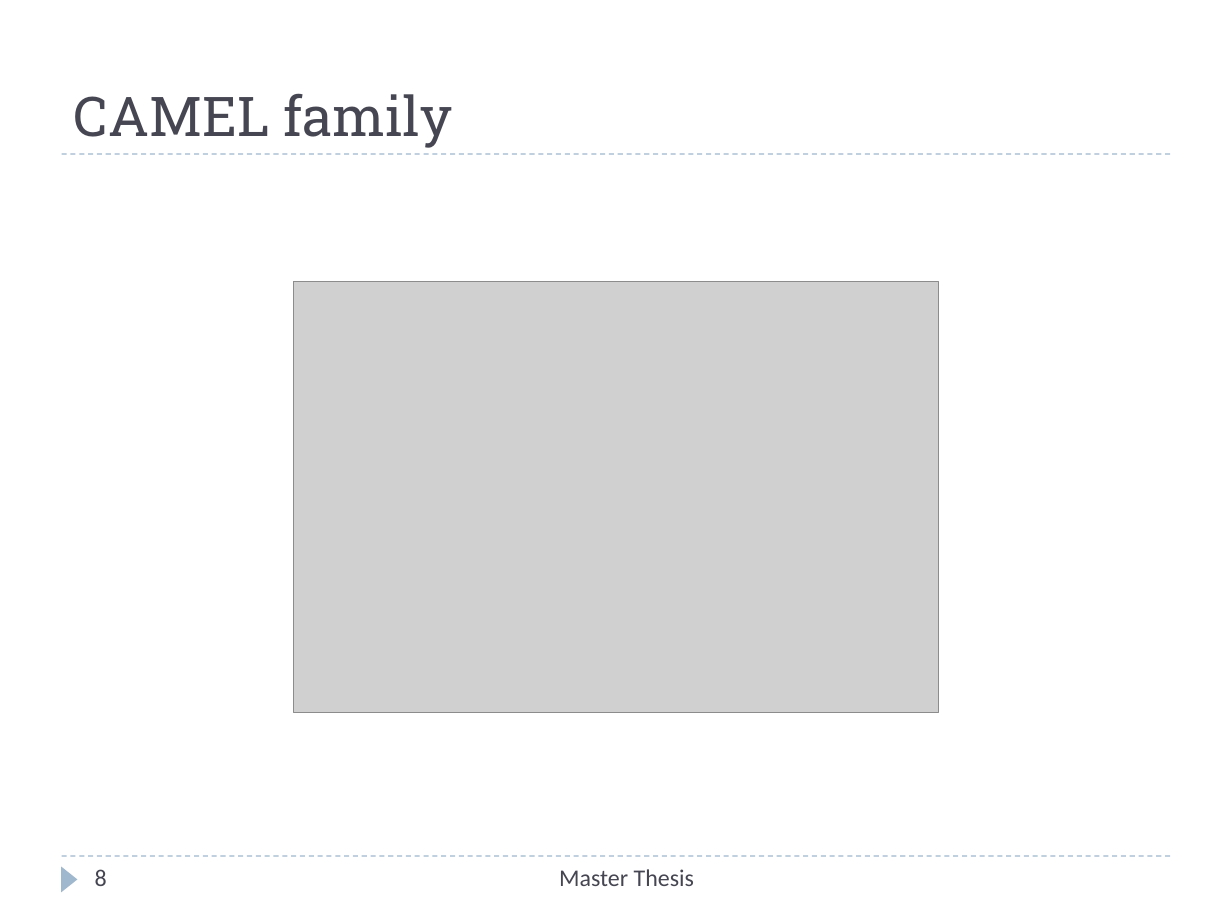
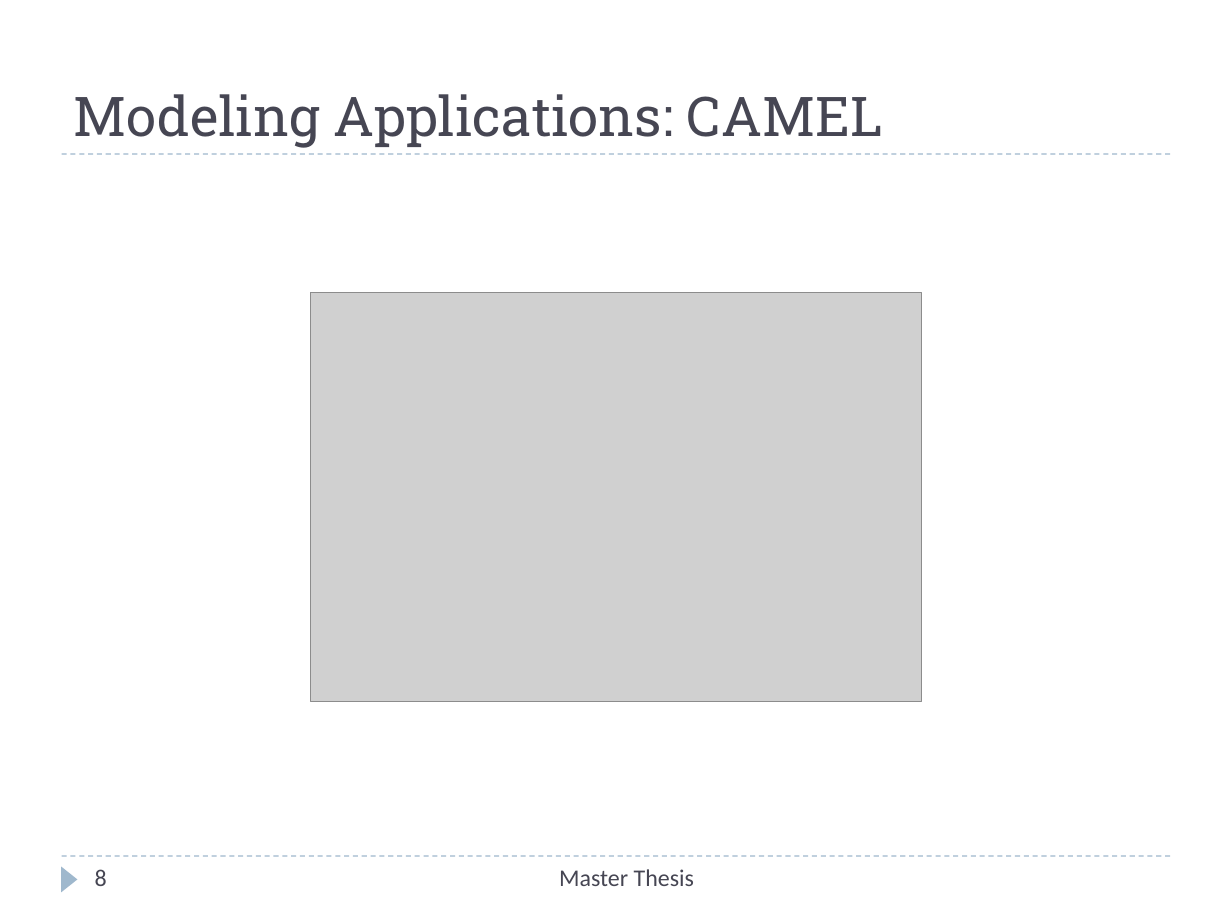
Before and after one commit to Christos-Papoulas/master_thesis, a slide deck: slide 8 of presentation/presentation.pptx. Drawn at 1232x924 pixels with LibreOffice and Linux fonts; fonts in the diff are those of the drawing; grey boxes stand for pictures. Boxes give left, top, right and bottom in pixels: in the first picture for what was removed or moved away, otherwise in the second. Text is boxed around its words. In the diff, an @@ line names an element or a change of style, - is before the commit and + after.

```diff
--- a/presentation/presentation.pptx
+++ b/presentation/presentation.pptx
@@ title at (74, 94, 883, 148): text changed @@
-CAMEL family
+Modeling Applications: CAMEL
@@ picture: place and size @@
-picture at (293, 281, 939, 712)
+picture at (310, 292, 922, 701)
```
Also in this commit, not shown: 12 other slides changed, 2 slides added, 1 slide removed, 19 other files.
